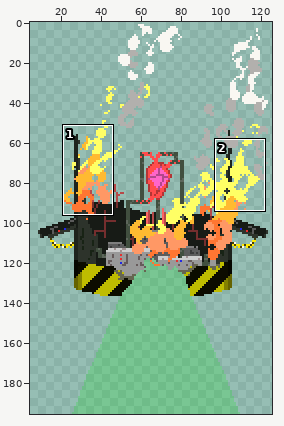
Sprite sheet -- CasaDesDiamantes/sprites/sensoryTremblerBaseDestroyed_spr/fffa6570-e273-4066-bb6b-bbd31abe40a0.png. The first picture is a wide view before the edit; the outline marks the close-up.
Close-up. Before:
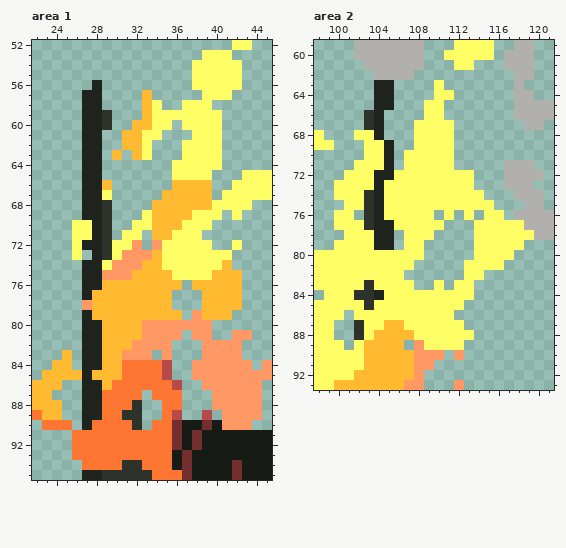
The file is 126x196 pixels. Colours within 5 levels of each other are drawn and written as one. Shown: area 1: x 22..45, y 52..95; area 2: x 98..121, y 59..93. The wide view leaves out empty margins. The commit also changed other parts of the picture, which this record leaves out.
New version:
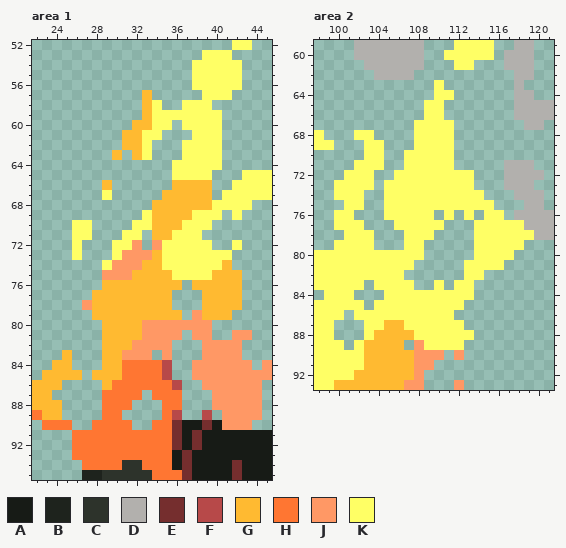
Palette (. is transparent): A #171b16  B #1e231d  C #2d332b  D #b2b0ad  E #752e2e  F #b74949  G #ffba31  H #ff7632  J #ff9865  K #ffff65
From old to new:
{"where": "area 1"}
{"y":56,"x":28,"old":"B","new":"."}
{"y":57,"x":27,"old":"BB","new":".."}
{"y":58,"x":27,"old":"BB","new":".."}
{"y":59,"x":27,"old":"BBC","new":"..."}
{"y":60,"x":27,"old":"BBC","new":"..."}
{"y":61,"x":27,"old":"BB","new":".."}
{"y":62,"x":27,"old":"BB","new":".."}
{"y":63,"x":27,"old":"BB","new":".."}
{"y":64,"x":27,"old":"BB","new":".."}
{"y":65,"x":27,"old":"BB","new":".."}
{"y":66,"x":27,"old":"BB","new":".."}
{"y":67,"x":27,"old":"BB","new":".."}
{"y":68,"x":27,"old":"BBC","new":"..."}
{"y":69,"x":27,"old":"BBC","new":"..."}
{"y":70,"x":28,"old":"BC","new":".."}
{"y":71,"x":28,"old":"BC","new":".."}
{"y":72,"x":27,"old":"BBC","new":"..."}
{"y":73,"x":28,"old":"BC","new":".."}
{"y":74,"x":27,"old":"BB","new":".."}
{"y":75,"x":27,"old":"BB","new":".."}
{"y":76,"x":27,"old":"BB","new":".."}
{"y":77,"x":27,"old":"B","new":"."}
{"y":79,"x":27,"old":"B","new":"."}
{"y":80,"x":27,"old":"BB","new":".."}
{"y":81,"x":27,"old":"BB","new":".."}
{"y":82,"x":27,"old":"BB","new":".."}
{"y":83,"x":27,"old":"BB","new":".."}
{"y":84,"x":27,"old":"BB","new":".."}
{"y":85,"x":27,"old":"B","new":"."}
{"y":86,"x":27,"old":"BB","new":".."}
{"y":87,"x":27,"old":"BB","new":".."}
{"y":88,"x":27,"old":"BB","new":".."}
{"y":88,"x":32,"old":"C","new":"."}
{"y":89,"x":27,"old":"BB","new":".."}
{"y":89,"x":31,"old":"CC","new":".."}
{"y":90,"x":27,"old":"B","new":"."}
{"y":90,"x":32,"old":"C","new":"."}
{"where": "area 2"}
{"y":63,"x":104,"old":"BB","new":".."}
{"y":64,"x":104,"old":"BB","new":".."}
{"y":65,"x":104,"old":"BB","new":".."}
{"y":66,"x":103,"old":"CB","new":".."}
{"y":67,"x":103,"old":"CB","new":".."}
{"y":68,"x":104,"old":"B","new":"."}
{"y":69,"x":105,"old":"B","new":"."}
{"y":70,"x":105,"old":"B","new":"."}
{"y":71,"x":105,"old":"B","new":"."}
{"y":72,"x":104,"old":"BB","new":".."}
{"y":73,"x":104,"old":"B","new":"."}
{"y":74,"x":103,"old":"CB","new":".."}
{"y":75,"x":103,"old":"CB","new":".."}
{"y":76,"x":103,"old":"CB","new":".."}
{"y":77,"x":103,"old":"CBB","new":"..."}
{"y":78,"x":104,"old":"BB","new":".."}
{"y":79,"x":104,"old":"BB","new":".."}
{"y":83,"x":103,"old":"C","new":"."}
{"y":84,"x":102,"old":"CCB","new":"..."}
{"y":85,"x":103,"old":"C","new":"."}
{"y":87,"x":102,"old":"C","new":"."}
{"y":88,"x":102,"old":"C","new":"."}
{"label":"erased","picture_box":[82,80,142,430]}
{"label":"erased","picture_box":[364,80,394,250]}
{"label":"erased","picture_box":[354,280,384,340]}
